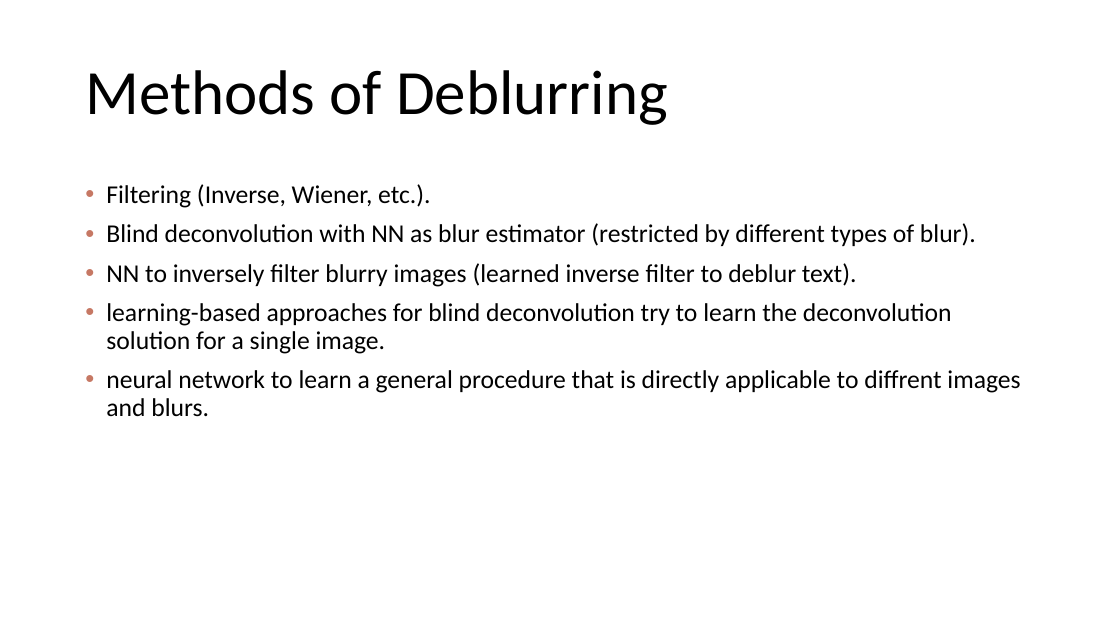
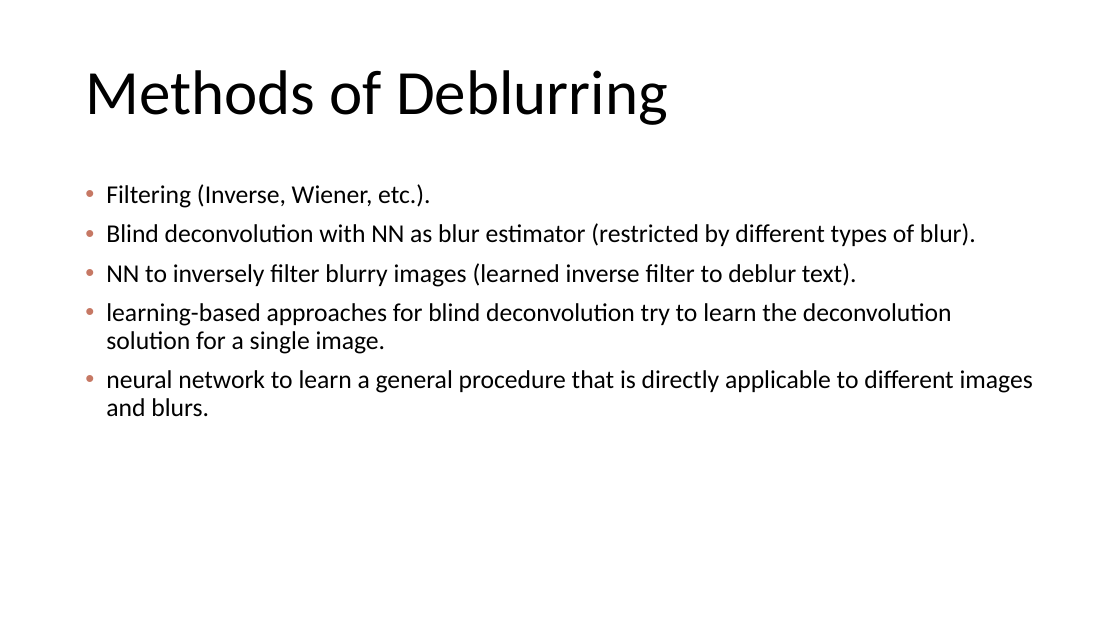
Before and after one commit to Tomlevron/Digital-image-processing, a slide deck: slide 5 of Slideshow/Scale-recurrent network for deblurring.pptx (slide 4 before the commit). Drawn at 1120x630 pixels with LibreOffice and Linux fonts; fonts in the diff are those of the drawing. Boxes give left, top, right and bottom in pixels: in the first picture for what was removed or moved away, otherwise in the second. Text is boxed around its words. In the diff, an @@ line names an element or a change of style, - is before the commit and + after.

```diff
--- a/Slideshow/Scale-recurrent network for deblurring.pptx
+++ b/Slideshow/Scale-recurrent network for deblurring.pptx
@@ text at [106, 370, 1033, 417]: text changed @@
-• neural network to learn a general procedure that is directly applicable to diffrent images and blurs.
+• neural network to learn a general procedure that is directly applicable to different images and blurs.
```
Also in this commit, not shown: 2 other slides changed, 1 slide added, 4 other files.
